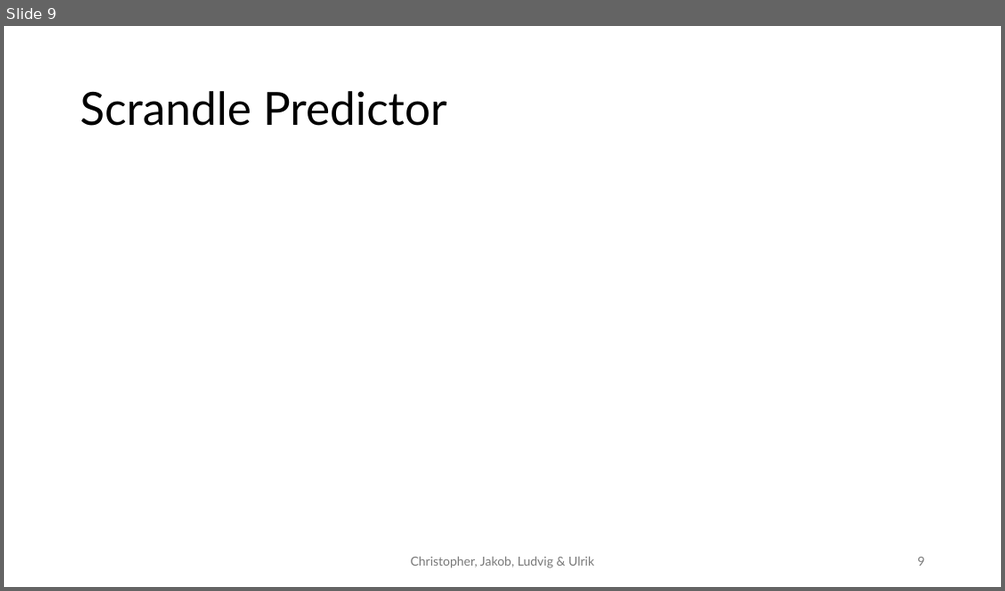
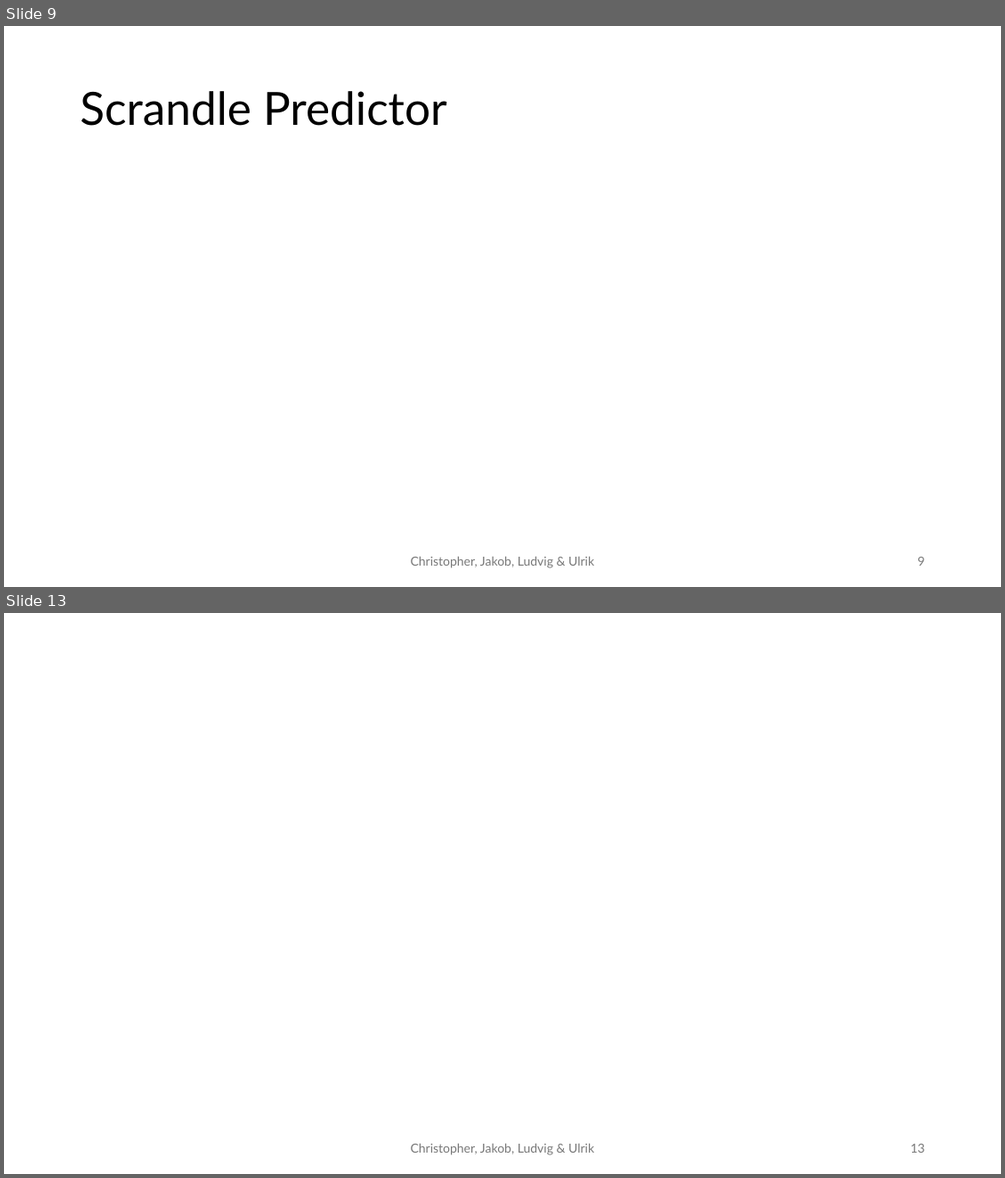
Before and after one commit to JakobFugl/scrandle_ml_project, a slide deck: power_point_folder/power_point_project.pptx. Shown one above the other, each under a label of ours: slide 9 before the commit, slides 9 and 13 after it; the slides between them are not shown. The pictures are 1005x591 and 1005x1178 pixels, drawn with LibreOffice and Linux fonts; fonts in the diff are those of the drawing. Boxes give left, top, right and bottom in pixels: in the first picture for what was removed or moved away, otherwise in the second. Text is boxed around its words. In the diff, an @@ line names an element or a change of style, - is before the commit and + after.

```diff
--- a/power_point_folder/power_point_project.pptx
+++ b/power_point_folder/power_point_project.pptx
@@ slide 13 added at (x1=4, y1=613, x2=1001, y2=1174), background #FFFFFF @@
@@ text added at (x1=411, y1=1143, x2=594, y2=1155), 12 pt, text #797979 @@
+Christopher, Jakob, Ludvig & Ulrik
@@ page number added at (x1=910, y1=1143, x2=924, y2=1152), 12 pt, text #797979 @@
+13
```
Also in this commit, not shown: 6 other slides added, 12 other files.
